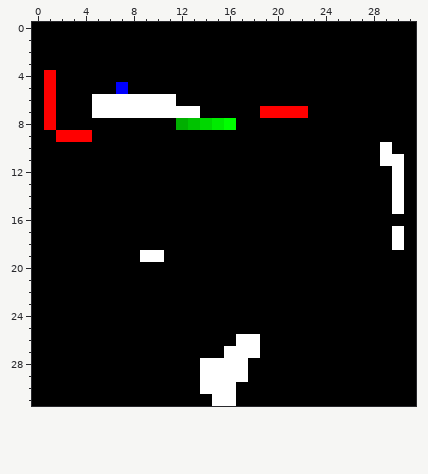
A pixel-art sprite gets an edit: maps/testMap.png. Above, as it was before the edit.
The file is 32x32 pixels.
After:
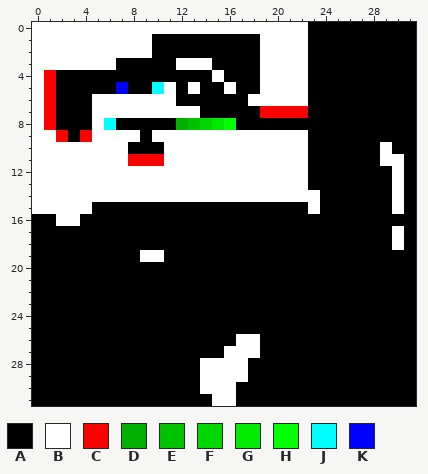
Palette (. is transparent): A #000000  B #ffffff  C #ff0000  D #00af00  E #00c300  F #00d700  G #00eb00  H #00ff00  J #00ffff  K #0000ff
What changed:
y 0: x 0..22 AAAAAAAAAAAAAAAAAAAAAAA -> BBBBBBBBBBBBBBBBBBBBBBB
y 1..2: x 0..9 AAAAAAAAAA -> BBBBBBBBBB; x 19..22 AAAA -> BBBB
y 3: x 0..6 AAAAAAA -> BBBBBBB; x 12..14 AAA -> BBB; x 19..22 AAAA -> BBBB
y 4: x 0 A -> B; x 15 A -> B; x 19..22 AAAA -> BBBB
y 5: x 0 A -> B; x 10..11 AA -> JB; x 13 A -> B; x 16 A -> B; x 19..22 AAAA -> BBBB
y 6: x 0 A -> B; x 18..22 AAAAA -> BBBBB
y 7: x 0 A -> B
y 8: x 0 A -> B; x 5..6 AA -> BJ
y 9: x 0..1 AA -> BB; x 3 C -> A; x 5..8 AAAA -> BBBB; x 10..22 AAAAAAAAAAAAA -> BBBBBBBBBBBBB
y 10: x 0..7 AAAAAAAA -> BBBBBBBB; x 11..22 AAAAAAAAAAAA -> BBBBBBBBBBBB
y 11: x 0..22 AAAAAAAAAAAAAAAAAAAAAAA -> BBBBBBBBCCCBBBBBBBBBBBB
y 12..13: x 0..22 AAAAAAAAAAAAAAAAAAAAAAA -> BBBBBBBBBBBBBBBBBBBBBBB
y 14: x 0..23 AAAAAAAAAAAAAAAAAAAAAAAA -> BBBBBBBBBBBBBBBBBBBBBBBB
y 15: x 0..4 AAAAA -> BBBBB; x 23 A -> B
y 16: x 2..3 AA -> BB
Boxes around the changes in both pictures, in picture pixels (x1, y1, x2, y2):
changed: (32, 22, 320, 226)
